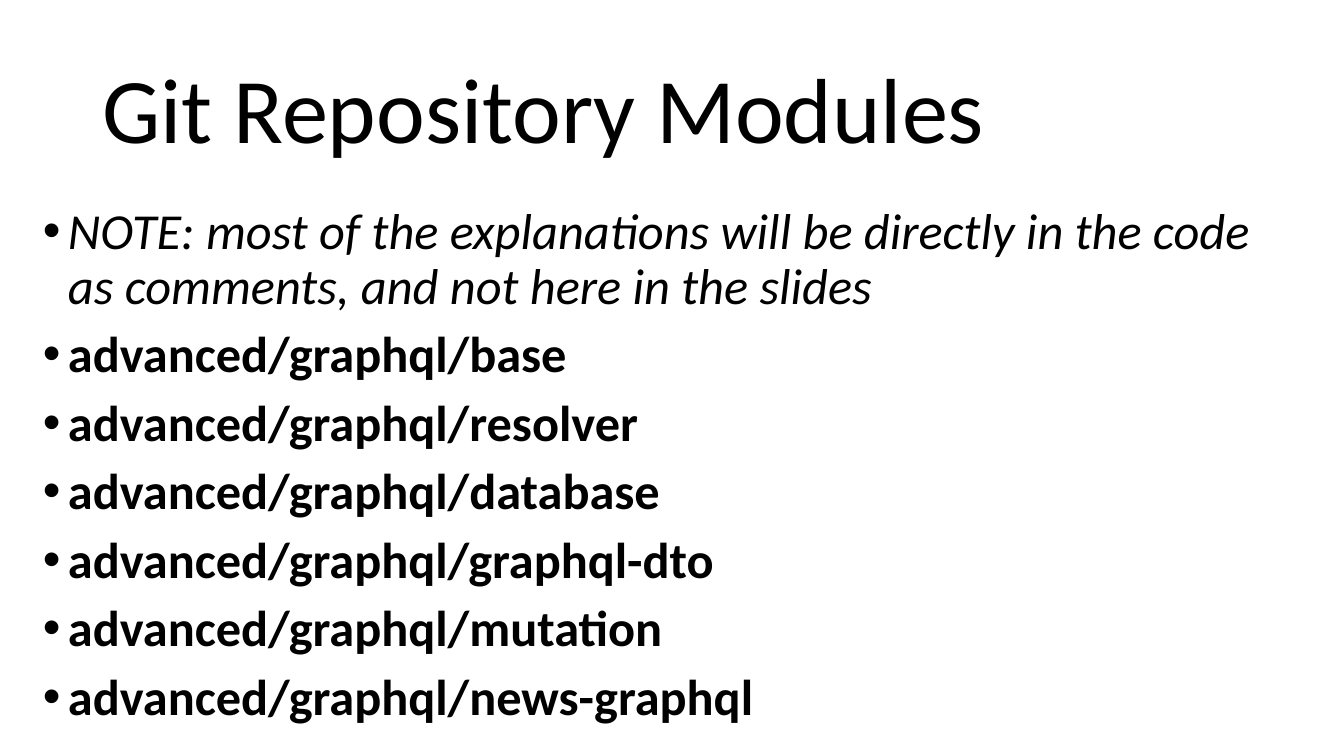
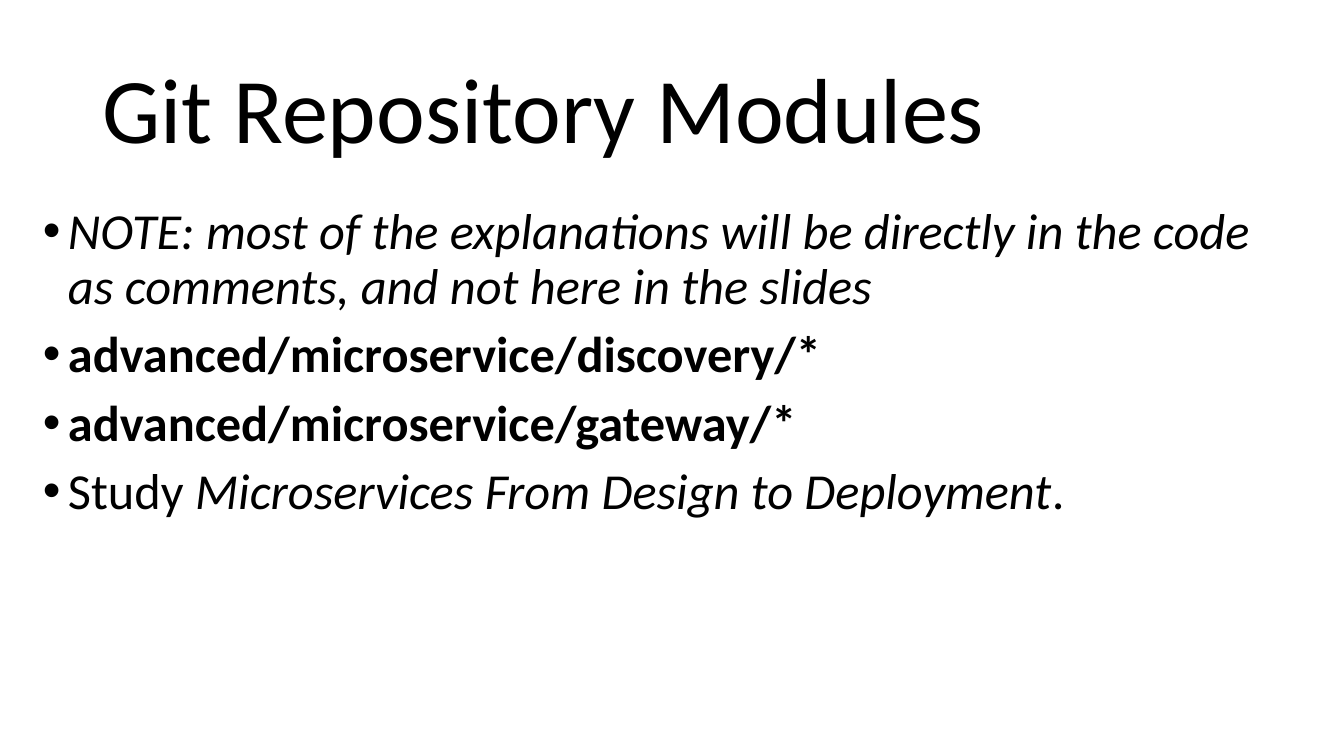
Before and after one commit to arcuri82/testing_security_development_enterprise_systems, a slide deck: slide 50 of doc/advanced/slides/lesson_08.pptx (slide 24 before the commit). Drawn at 1344x756 pixels with LibreOffice and Linux fonts; fonts in the diff are those of the drawing. Boxes give left, top, right and bottom in pixels: in the first picture for what was removed or moved away, otherwise in the second. Text is boxed around its words. In the diff, an @@ line names an element or a change of style, - is before the commit and + after.

```diff
--- a/doc/advanced/slides/lesson_08.pptx
+++ b/doc/advanced/slides/lesson_08.pptx
@@ text at [68,336,1064,518]: text changed @@
-• advanced/graphql/base
-• advanced/graphql/resolver
-• advanced/graphql/database
-• advanced/graphql/graphql-dto
-• advanced/graphql/mutation
-• advanced/graphql/news-graphql
+• advanced/microservice/discovery/*
+• advanced/microservice/gateway/*
+• Study Microservices From Design to Deployment.
```
Also in this commit, not shown: 2 other slides changed, 47 slides added, 21 slides removed, 17 other files.
